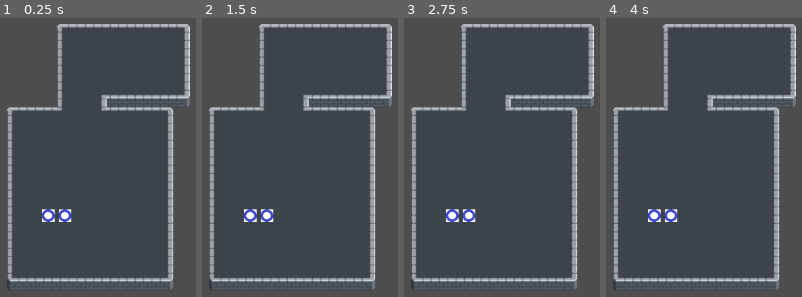
Above: before the commit, frames 1-4 (left to right).
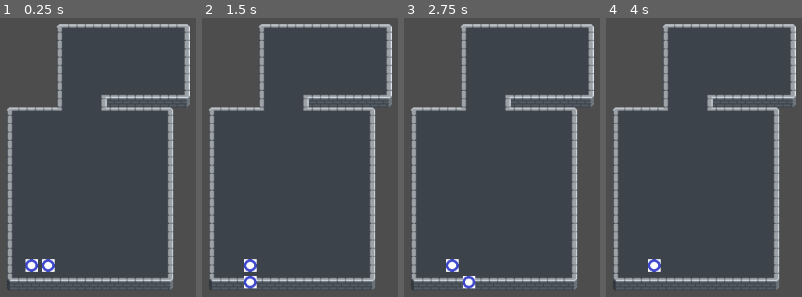
Above: after the commit, the same moments.

Repository: ashleycody345/CSCI4448-projectMT
Game: Godot game, scene res://scenes/demo_game.tscn
Two runs of this game, one before a commit and one after it. Both use one fixed random seed, a clock stepped at 60 frames per second and the inputs below.
Inputs:
- Up to frame 1 (0.25 s): no input
- Up to frame 2 (1.5 s): tap Enter at 0.5 s; hold Right (debug_right, bound only after the commit) 0.53-1.28 s; tap Space at 1.25 s; hold Down (debug_down, bound only after the commit) from 1.28 s (still down)
- Up to frame 3 (2.75 s): tap Enter at 2 s; release Down (debug_down, bound only after the commit) at 2.03 s; hold Right (debug_right, bound only after the commit) from 2.03 s (still down)
- Up to frame 4 (4 s): tap Space at 2.75 s; release Right (debug_right, bound only after the commit) at 2.78 s; hold Up (debug_up, bound only after the commit) 2.78-3.53 s; tap Enter at 3.5 s; hold Left (debug_left, bound only after the commit) from 3.53 s (still down)

The runs differ from the first frame. In frame 1, 1.2% of the frame differs, in the area x 12-37%, y 68-92%; in frame 2, 1.2%; in frame 3, 1.2%; in frame 4, 0.9%.

Commit message:
Debug arrow key input processing

Diff:
--- a/project-mystery-tactics/project.godot
+++ b/project-mystery-tactics/project.godot
@@ -15,6 +15,29 @@
 config/features=PackedStringArray("4.6", "Forward Plus")
 config/icon="res://icon.svg"
 
+[input]
+
+debug_left={
+"deadzone": 0.2,
+"events": [Object(InputEventKey,"resource_local_to_scene":false,"resource_name":"","device":-1,"window_id":0,"alt_pressed":false,"shift_pressed":false,"ctrl_pressed":false,"meta_pressed":false,"pressed":false,"keycode":0,"physical_keycode":4194319,"key_label":0,"unicode":0,"location":0,"echo":false,"script":null)
+]
+}
+debug_right={
+"deadzone": 0.2,
+"events": [Object(InputEventKey,"resource_local_to_scene":false,"resource_name":"","device":-1,"window_id":0,"alt_pressed":false,"shift_pressed":false,"ctrl_pressed":false,"meta_pressed":false,"pressed":false,"keycode":0,"physical_keycode":4194321,"key_label":0,"unicode":0,"location":0,"echo":false,"script":null)
+]
+}
+debug_up={
+"deadzone": 0.2,
+"events": [Object(InputEventKey,"resource_local_to_scene":false,"resource_name":"","device":-1,"window_id":0,"alt_pressed":false,"shift_pressed":false,"ctrl_pressed":false,"meta_pressed":false,"pressed":false,"keycode":0,"physical_keycode":4194320,"key_label":0,"unicode":0,"location":0,"echo":false,"script":null)
+]
+}
+debug_down={
+"deadzone": 0.2,
+"events": [Object(InputEventKey,"resource_local_to_scene":false,"resource_name":"","device":-1,"window_id":0,"alt_pressed":false,"shift_pressed":false,"ctrl_pressed":false,"meta_pressed":false,"pressed":false,"keycode":0,"physical_keycode":4194322,"key_label":0,"unicode":0,"location":0,"echo":false,"script":null)
+]
+}
+
 [physics]
 
 3d/physics_engine="Jolt Physics"
--- a/project-mystery-tactics/scenes/demo_game.tscn
+++ b/project-mystery-tactics/scenes/demo_game.tscn
@@ -12,10 +12,10 @@
 
 [node name="Character" type="Node2D" parent="map" unique_id=765100161]
 script = ExtResource("1_q5dop")
-start_pos = Vector2i(5, 11)
+start_pos = Vector2i(4, 14)
 metadata/_custom_type_script = "uid://crq6b7b7p75gc"
 
 [node name="Fighter" type="Node2D" parent="map" unique_id=632117904]
 script = ExtResource("3_5upbm")
-start_pos = Vector2i(6, 11)
+start_pos = Vector2i(5, 14)
 metadata/_custom_type_script = "uid://bt208w58x2b0h"
--- a/project-mystery-tactics/scripts/map.gd
+++ b/project-mystery-tactics/scripts/map.gd
@@ -11,6 +11,14 @@
 func _process(delta: float) -> void:
 	for character in children:
 		set_map_pos(character)
+	process_input()
+
+func process_input() -> void:
+	if(children.size() > 0):
+		if(Input.is_action_just_pressed("debug_left")): children[0].map_pos.x -= 1
+		if(Input.is_action_just_pressed("debug_right")): children[0].map_pos.x += 1
+		if(Input.is_action_just_pressed("debug_down")): children[0].map_pos.y += 1
+		if(Input.is_action_just_pressed("debug_up")): children[0].map_pos.y -= 1
 
 func set_map_pos(character: Character) -> void:
 	print(character.char_name + " position: " + str(character.map_pos.x) + ", " + str(character.map_pos.y))
